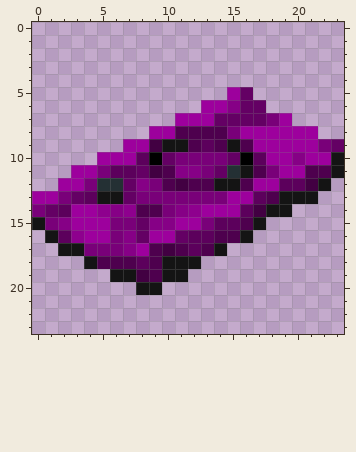
Edited in one commit: pixel-art sprite (RTS Game/RTS GameContent/Units/HeavyTank/HeavyTankUpRight.png). Above, as it was before the edit.
The file is 24x24 pixels. Colours within 5 levels of each other are drawn and written as one.
After:
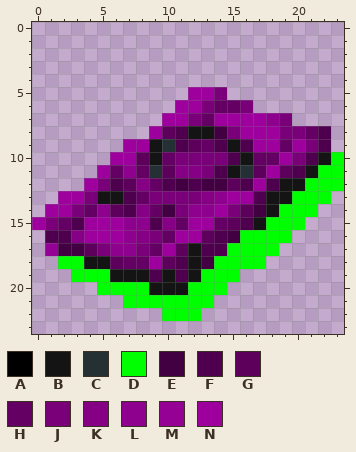
Palette (. is transparent): A #000000  B #141414  C #243034  D #00ff00  E #420042  F #4e004e  G #5c005c  H #640064  J #790079  K #860086  L #8e008e  M #950095  N #9d009d
From old to new:
Changed rows in their new state; - is an unchanged pixel.
first column x 0:
 5 ------------NNJ..-------
 6 -----------NNJHHJ.------
 7 ----------N-JHNNNNLJ----
 8 ----------G-BBE----JJHF-
 9 ---------BCFGH-----H-JF.
10 -----.---B-----FBHH-JFBD
11 ---..NHL-CG---FBCGNGFBDD
12 --..NJFG-H---EEG--FBBDDD
13 ..NNJ--FH----KL--FB-DDD-
14 .NNJH-GFKHEJ-L-J---DDD--
15 N-HF--NLLF-H-NH---DDD---
16 -FFK--NLKJHNN--EDDDD----
17 -MEEG-LLJHNGB-FDDDD-----
18 --DD-BGHHNGF-EDDDD------
19 ---DDD--B--FBDDD--------
20 -----DDDD-BBDDD---------
21 -------DDDDDDD----------
22 ----------DDD-----------
Where, in picture pixels (left, top, right, bottom), the same in both pictures:
changed: (32, 87, 344, 321)
